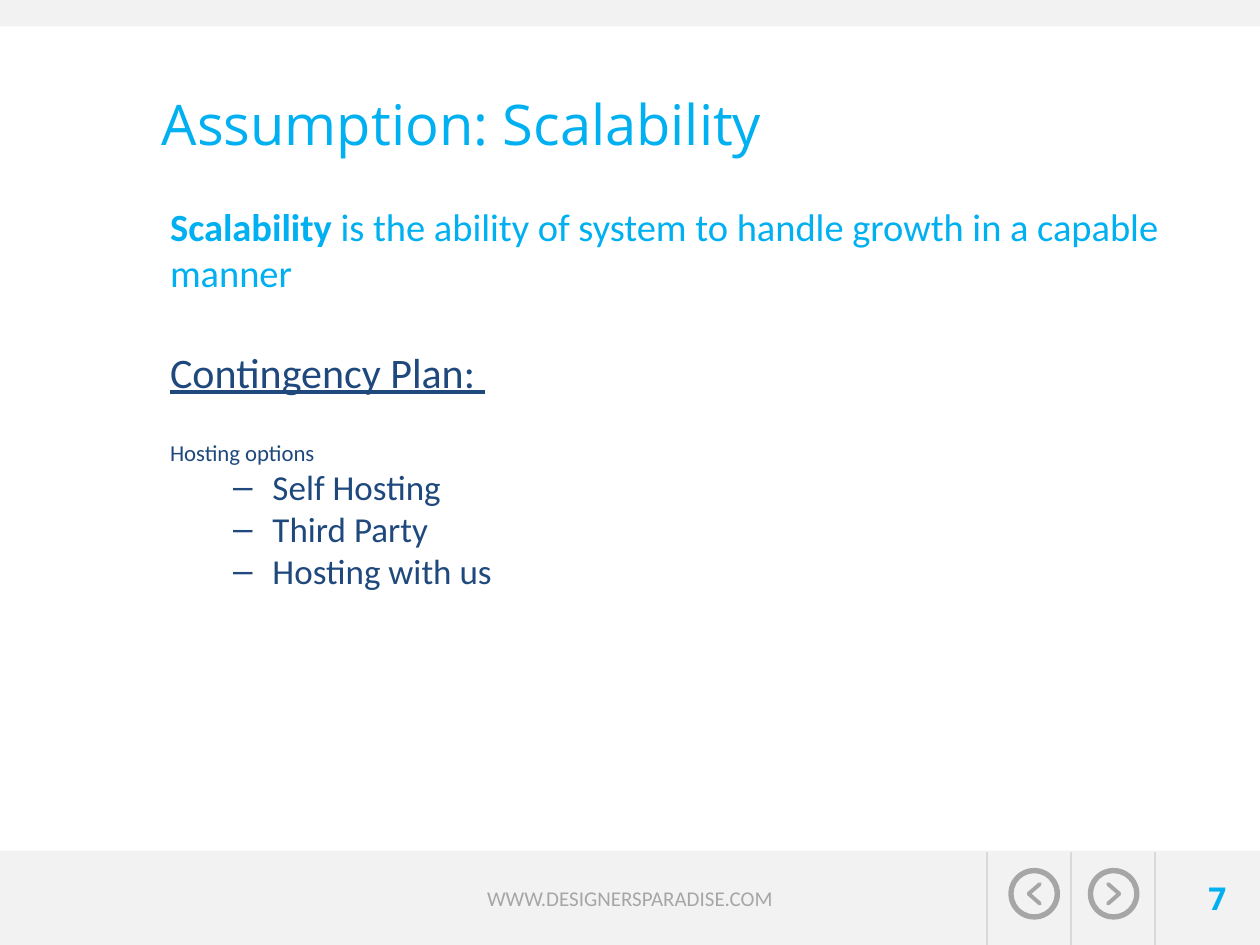
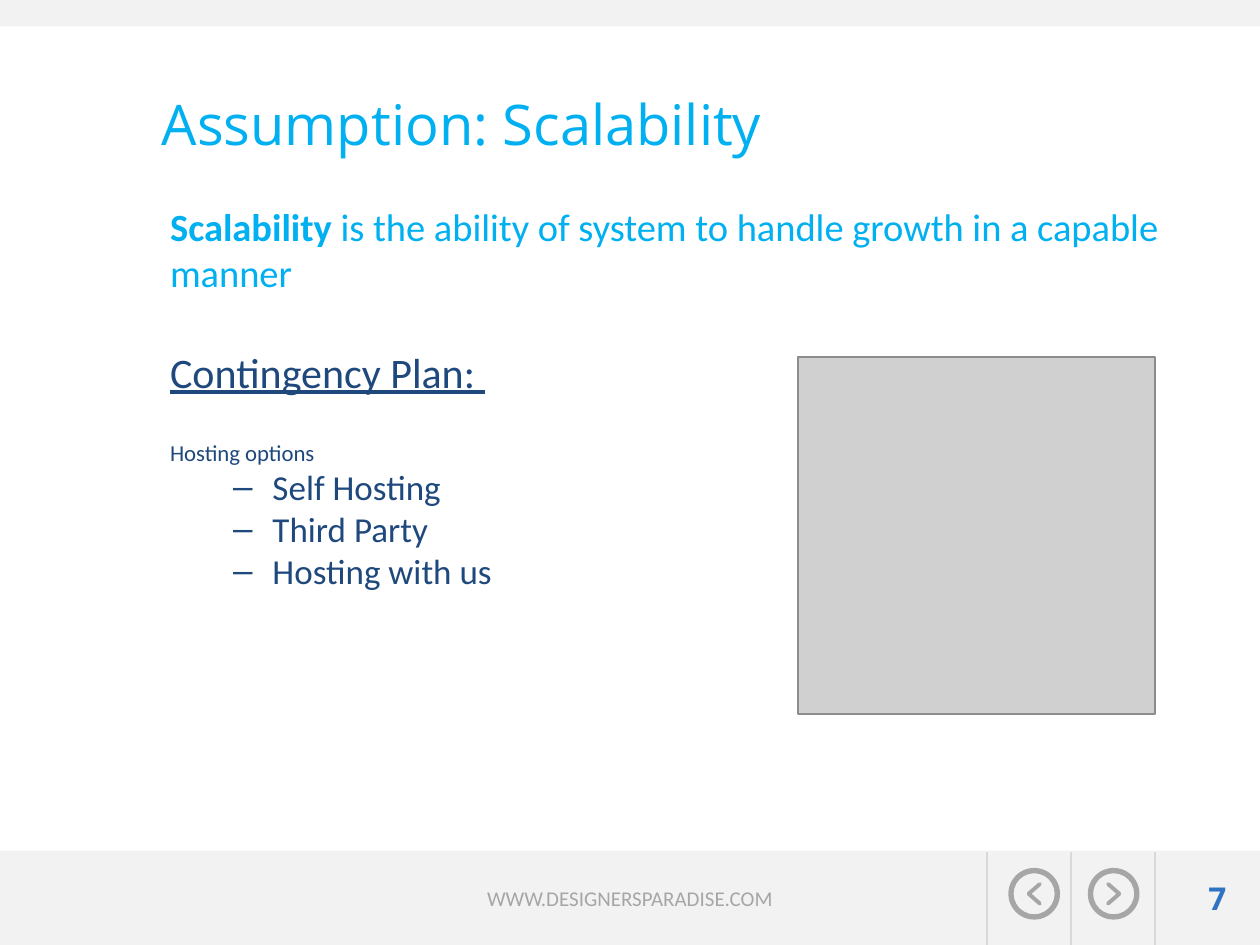
Before and after one commit to jvector-solutions/SAIT-OOSD-Team5, a slide deck: slide 7 of presentation/Travel expert presentation_Group5-John-Megha-Brian-Mahmood.pptx. Drawn at 1260x945 pixels with LibreOffice and Linux fonts; fonts in the diff are those of the drawing; grey boxes stand for pictures; background and template pictures are left out. Boxes give left, top, right and bottom in pixels: in the first picture for what was removed or moved away, otherwise in the second. Text is boxed around its words. In the diff, an @@ line names an element or a change of style, - is before the commit and + after.

```diff
--- a/presentation/Travel expert presentation_Group5-John-Megha-Brian-Mahmood.pptx
+++ b/presentation/Travel expert presentation_Group5-John-Megha-Brian-Mahmood.pptx
@@ picture added at bbox=[798, 357, 1154, 713] @@
@@ page number at bbox=[1208, 887, 1226, 910]: text colour #00B0F0 to #2F74C3 @@
```
Also in this commit, not shown: 9 other slides changed, 1 slide removed.
